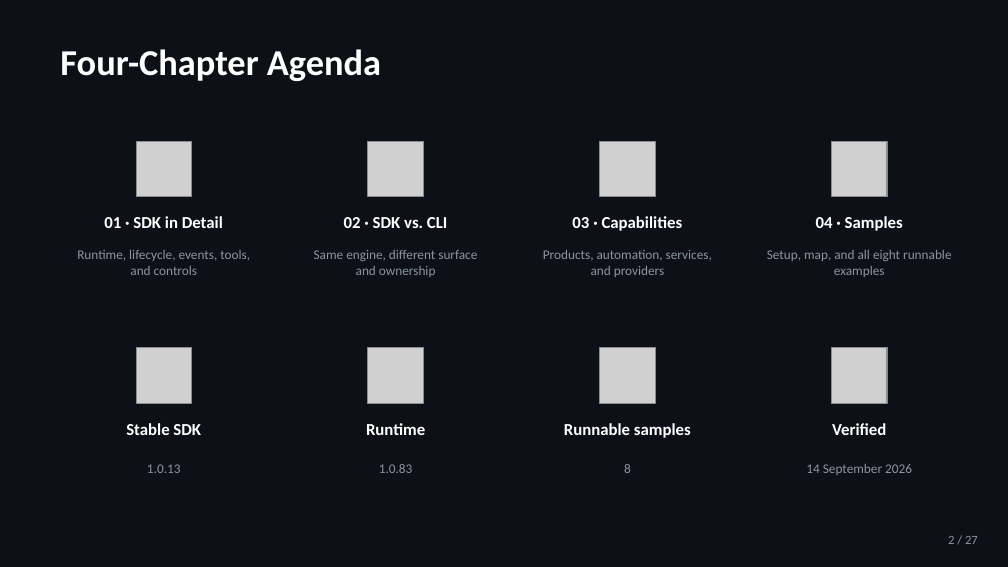
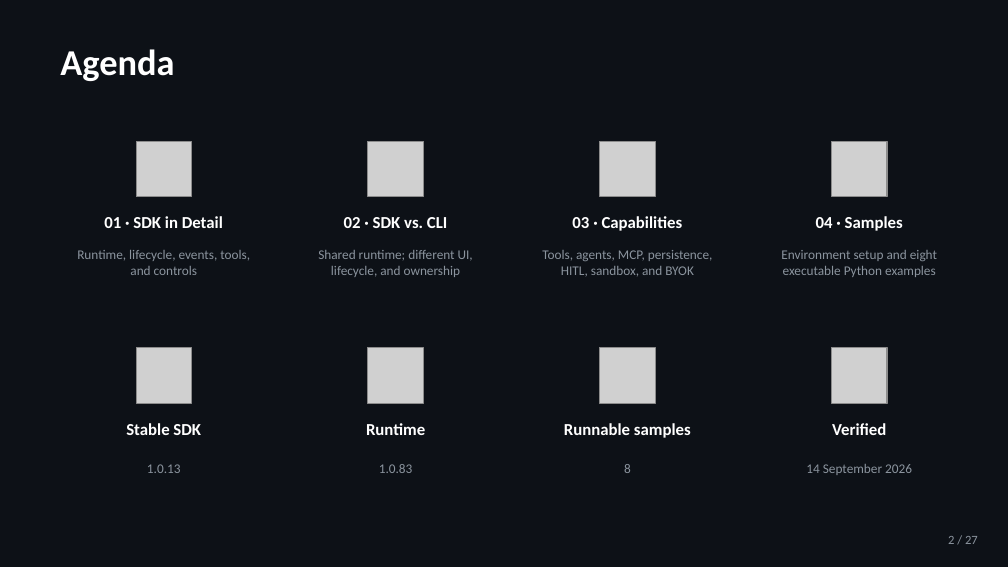
Before and after one commit to jeffrey-groneberg/ghcp_sdk, a slide deck: slide 2 of GitHub-Copilot-SDK.pptx. Drawn at 1008x567 pixels with LibreOffice and Linux fonts; fonts in the diff are those of the drawing; grey boxes stand for pictures. Boxes give left, top, right and bottom in pixels: in the first picture for what was removed or moved away, otherwise in the second. Text is boxed around its words. In the diff, an @@ line names an element or a change of style, - is before the commit and + after.

```diff
--- a/GitHub-Copilot-SDK.pptx
+++ b/GitHub-Copilot-SDK.pptx
@@ text at box(60, 49, 174, 81): text changed @@
-Four-Chapter Agenda
+Agenda
@@ text at box(318, 250, 473, 277): text changed @@
-Same engine, different surface and ownership
+Shared runtime; different UI, lifecycle, and ownership
@@ text at box(542, 250, 713, 276): text changed @@
-Products, automation, services, and providers
+Tools, agents, MCP, persistence, HITL, sandbox, and BYOK
@@ text at box(781, 250, 937, 277): text changed @@
-Setup, map, and all eight runnable examples
+Environment setup and eight executable Python examples
```
Also in this commit, not shown: 18 other slides changed, 1 other file.
